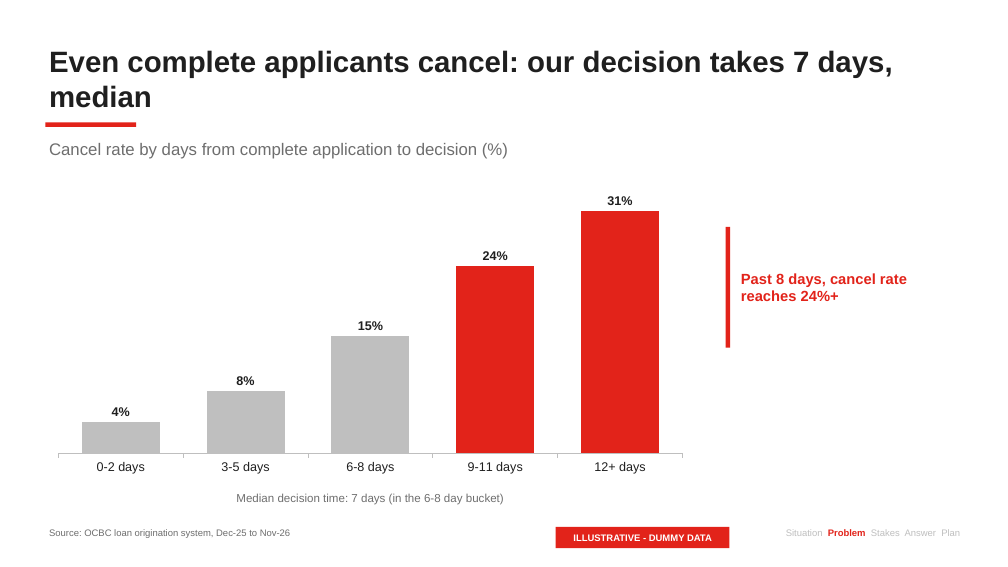
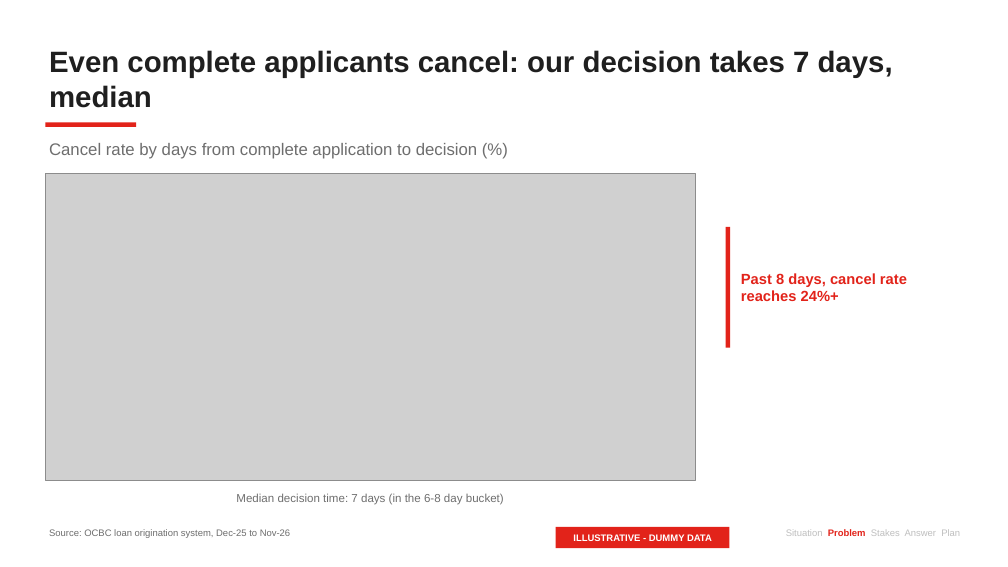
Before and after one commit to Mamel-lop/pstack-loki, a slide deck: slide 7 of decks/ocbc-unsecured-pl/deck.pptx. Drawn at 1008x567 pixels with LibreOffice and Linux fonts; fonts in the diff are those of the drawing; grey boxes stand for pictures. Boxes give left, top, right and bottom in pixels: in the first picture for what was removed or moved away, otherwise in the second. Text is boxed around its words. In the diff, an @@ line names an element or a change of style, - is before the commit and + after.

```diff
--- a/decks/ocbc-unsecured-pl/deck.pptx
+++ b/decks/ocbc-unsecured-pl/deck.pptx
@@ column chart removed at bbox=[45, 174, 696, 480] @@
-categories: 0-2 days, 3-5 days, 6-8 days, 9-11 days, 12+ days
-Series 1: 4, 8, 15, 24, 31
@@ picture added at bbox=[45, 174, 696, 480] @@
```
Also in this commit, not shown: 12 other slides changed, 53 other files.
